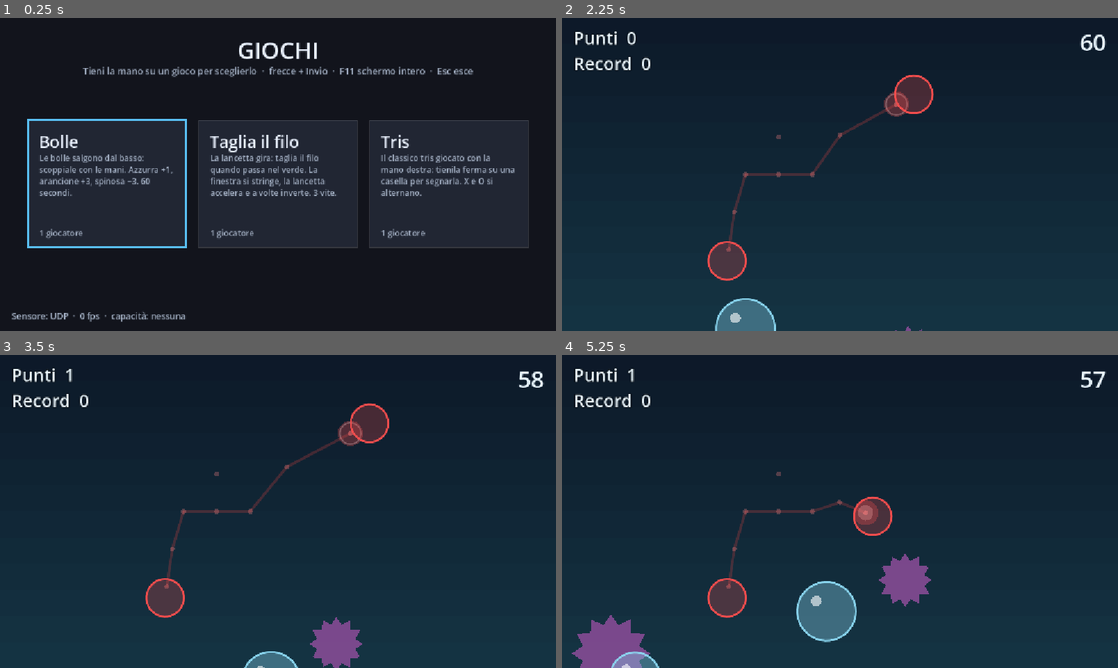
Above: before the commit, frames 1-4 (two rows, left to right).
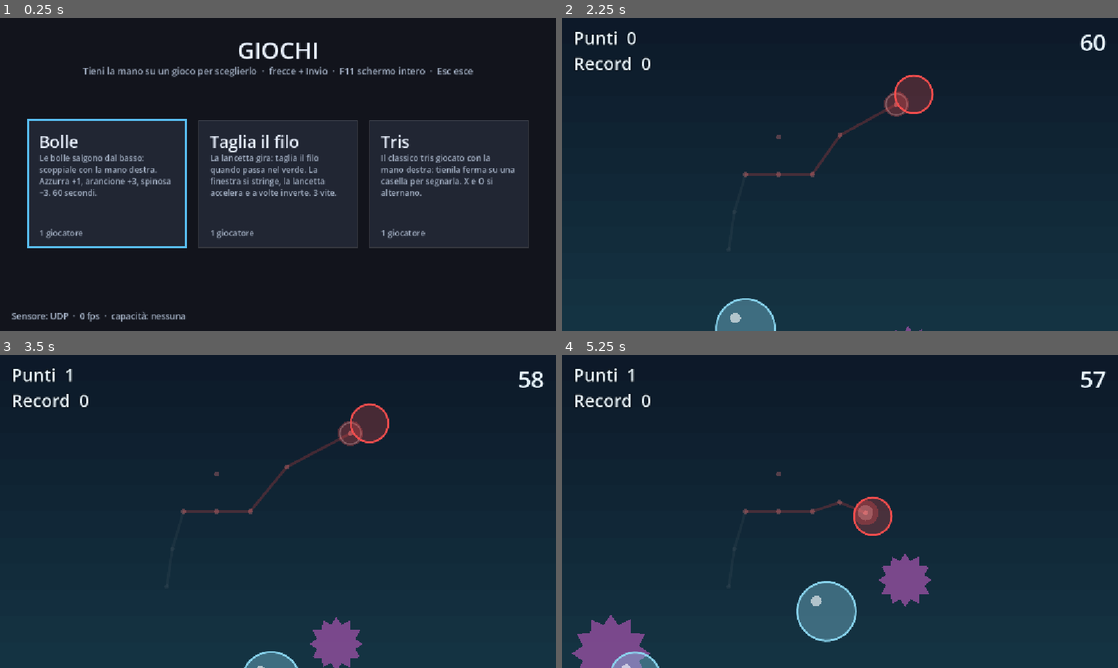
Above: after the commit, the same moments.

Repository: Madlost87/godotai
Game: Godot game, scene res://launcher/launcher.tscn
The game is run twice, just before and just after one commit, with the same random seed, the same clock (stepped at 60 frames per second) and the same inputs.
Inputs (mouse positions are in pixels of both pictures, inside the frame that each line leads up to):
- Up to frame 1 (0.25 s): no input
- Up to frame 2 (2.25 s): tap Enter (game_start) at 0.5, 1.25 s; move the mouse to (962, 158) at 0.52 s; hold Right (ui_right) 0.53-1.25 s; hold R (body_record_toggle) 0.53-1.25 s; click (962, 158) at 0.67 s; drag from (728, 190) to (812, 237) at 1.27 s; move the mouse to (895, 105) at 2.02 s; hold Right (ui_right) from 2.03 s (still down); hold Enter (game_start) from 2.03 s (still down)
- Up to frame 3 (3.5 s): release Right (ui_right) at 2.75 s; release Enter (game_start) at 2.75 s; drag from (250, 574) to (350, 433) at 2.77 s
- Up to frame 4 (5.25 s): move the mouse to (1006, 558) at 3.52 s; press the mouse at (1006, 558) at 3.53 s; hold Left (ui_left) 3.53-4.25 s; release the mouse at (1006, 558) at 4.25 s; drag from (673, 464) to (728, 599) at 4.27 s; move the mouse to (867, 511) at 5.02 s; hold Down (ui_down) from 5.03 s (still down); hold R (body_record_toggle) from 5.03 s (still down); click (867, 511) at 5.17 s

The runs differ from the first frame. In frame 1, 0.5% of the frame differs, in the area x 7-32%, y 47-57%; in frame 2, 0.8%, in the area x 26-34%, y 49-84%; in frame 3, 0.8%; in frame 4, 0.8%.

Commit message:
Una mano sola anche nel menu e in Bolle; camera davvero a 1280×720
- BodyColliders.play_part: con la capacità "pose" solo quell'effettore ha un'area
  (la sinistra non tocca niente); senza "pose" (es. LiDAR) valgono tutti
- menu e Bolle con play_part = "hand_r" (Tris e Taglia il filo la bloccavano già)
- BodyDebugDraw.dim_side: il braccio che non conta è grigio e tenue
- tracker/config.json: 1280×720 (restava 640×480 e annullava il nuovo default)
- test: bolla sotto la mano sinistra ignorata, braccio attenuato; spec e guida

Co-Authored-By: Claude Opus 5.5 <noreply@anthropic.com>

Diff:
--- a/core/body/body_colliders.gd
+++ b/core/body/body_colliders.gd
@@ -18,8 +18,13 @@
 
 ## Aree sugli effettori (mani o punti di contatto).
 @export var effectors: bool = true
-## Solo questi effettori (es. ["hand_r"] per giocare con la mano destra); vuoto = tutti.
+## Solo questi effettori (es. ["hand_r"]), sempre; vuoto = tutti. Per "una mano sola"
+## usa play_part, che vale solo con i sensori che distinguono destra e sinistra.
 @export var part_filter: PackedStringArray = []
+## Gioco a una mano: se il sensore ha la capacità "pose" vale solo questo effettore
+## (es. "hand_r"; l'altra mano non crea aree e non tocca niente). Senza "pose" (es. un
+## LiDAR, che non sa quale mano è) valgono tutti gli effettori. Vuoto = tutte le mani.
+@export var play_part: String = ""
 ## Avambracci (gomito → mano) come bastoni: per i giochi "braccio come bastone".
 @export var forearms: bool = false
 ## Raggio delle aree sugli effettori, in frazione dell'altezza dello schermo.
@@ -51,14 +56,23 @@
 	return _parts.get("%s/%s" % [player_id, part])
 
 
+## Il filtro in uso adesso: part_filter, più play_part se il sensore distingue le mani.
+func active_filter() -> PackedStringArray:
+	if not play_part.is_empty() and BodyInput.has_capability("pose"):
+		if part_filter.is_empty() or part_filter.has(play_part):
+			return PackedStringArray([play_part])
+	return part_filter
+
+
 func _physics_process(delta: float) -> void:
 	var h := get_viewport_rect().size.y
 	var alive := {}
+	var filter := active_filter()
 	for p in BodyInput.get_players():
 		if effectors:
 			var eff := BodyMetrics.effectors(p)
 			for part: String in eff:
-				if not part_filter.is_empty() and not part_filter.has(part):
+				if not filter.is_empty() and not filter.has(part):
 					continue
 				var key := _place_circle(p.id, part, eff[part], h * hand_radius_ratio, delta)
 				alive[key] = true
--- a/core/body/body_debug_draw.gd
+++ b/core/body/body_debug_draw.gd
@@ -25,6 +25,22 @@
 
 @export var line_width: float = 6.0
 @export var show_labels: bool = true
+## Giochi a una mano: il braccio di questo lato ("l" o "r") si disegna grigio e tenue,
+## per far capire che non conta. Vuoto = tutto a colori.
+@export var dim_side: String = ""
+
+const DIM_COLOR := Color(0.6, 0.6, 0.6, 0.25)
+
+
+## Vero se il punto appartiene al braccio attenuato (gomito, polso, mano).
+func is_dimmed(point_name: StringName) -> bool:
+	if dim_side.is_empty():
+		return false
+	var n := String(point_name)
+	for part in ["elbow_", "wrist_", "index_", "pinky_", "thumb_"]:
+		if n == part + dim_side:
+			return true
+	return n.begins_with("hand_%s." % dim_side)
 
 
 static func color_for(id: StringName) -> Color:
@@ -44,18 +60,20 @@
 	var c := color_for(p.id)
 	for bone: Array in BONES:
 		if p.has_point(bone[0]) and p.has_point(bone[1]):
-			draw_line(p.point(bone[0]), p.point(bone[1]), c.darkened(0.2), line_width, true)
+			var dim: bool = is_dimmed(bone[0]) or is_dimmed(bone[1])
+			draw_line(p.point(bone[0]), p.point(bone[1]), DIM_COLOR if dim else c.darkened(0.2), line_width, true)
 	for n in p.point_names():
 		if n != &"marker" and n != &"face":
-			draw_circle(p.point(n), line_width, c.lightened(0.3))
+			draw_circle(p.point(n), line_width, DIM_COLOR if is_dimmed(n) else c.lightened(0.3))
 	for side in ["l", "r"]:
 		var key := StringName("hand_%s.wrist" % side)
 		var open_key := StringName("hand_%s.open" % side)
 		if p.has_point(key) and p.has_value(open_key):
+			var hc := DIM_COLOR if side == dim_side else Color.WHITE
 			if p.value(open_key) > 0.5:
-				draw_arc(p.point(key), 22.0, 0.0, TAU, 32, Color.WHITE, 3.0, true)
+				draw_arc(p.point(key), 22.0, 0.0, TAU, 32, hc, 3.0, true)
 			else:
-				draw_circle(p.point(key), 16.0, Color.WHITE)
+				draw_circle(p.point(key), 16.0, hc)
 	if p.has_point(&"face"):
 		var f := p.point(&"face")
 		draw_arc(f, 40.0, 0.0, TAU, 40, c, 3.0, true)
--- a/games/bubbles/bubbles.tscn
+++ b/games/bubbles/bubbles.tscn
@@ -12,12 +12,14 @@
 modulate = Color(1, 1, 1, 0.3)
 script = ExtResource("2_draw")
 line_width = 5.0
+dim_side = "l"
 show_labels = false
 
 [node name="Bubbles" type="Node2D" parent="."]
 
 [node name="BodyColliders" type="Node2D" parent="."]
 script = ExtResource("3_colliders")
+play_part = "hand_r"
 
 [node name="StartGesture" type="Node" parent="."]
 script = ExtResource("4_gesture")
--- a/games/bubbles/bubbles_game.gd
+++ b/games/bubbles/bubbles_game.gd
@@ -1,6 +1,6 @@
 extends BodyGame
 ## Minigioco "Bolle" (un giocatore): le bolle salgono dal basso, si scoppiano
-## toccandole con le mani. Normale +1, dorata +3, spinosa -3. Partita di round_time
+## toccandole con la mano destra (la sinistra è ignorata: BodyColliders.play_part). Normale +1, dorata +3, spinosa -3. Partita di round_time
 ## secondi, con record della sessione.
 ## Si parte (e si riparte) con l'azione "game_start": braccio alzato (GestureController)
 ## oppure Invio.
--- a/games/bubbles/game.json
+++ b/games/bubbles/game.json
@@ -1,8 +1,8 @@
 {
   "id": "bubbles",
   "title": "Bolle",
-  "description": "Le bolle salgono dal basso: scoppiale con le mani. Azzurra +1, arancione +3, spinosa −3. 60 secondi.",
-  "controls": "Tocca le bolle con le mani. Alza un braccio (o premi Invio) per iniziare. Esc: menu.",
+  "description": "Le bolle salgono dal basso: scoppiale con la mano destra. Azzurra +1, arancione +3, spinosa −3. 60 secondi.",
+  "controls": "Tocca le bolle con la mano destra. Alza un braccio (o premi Invio) per iniziare. Esc: menu.",
   "scene": "bubbles.tscn",
   "players": {"min": 1, "max": 1},
   "requires": ["effectors"],
--- a/games/bubbles/tests/bubbles_test.gd
+++ b/games/bubbles/tests/bubbles_test.gd
@@ -85,6 +85,13 @@
 	await _run(0.3)
 	_check(_popped(golden) and game.score == 1, "bolla dorata: +3")
 
+	# Si gioca con la sola mano destra: una bolla sotto la mano sinistra resta intatta.
+	var under_left: Variant = game.spawn_bubble(Vector2(0.4, 0.75) * vp, Kind.NORMAL, r, 0.0)
+	await _run(0.3)
+	_check(not _popped(under_left) and game.score == 1, "bolla sotto la mano sinistra: ignorata")
+	_check(game.get_node("BodyColliders").get_part(&"p1", "hand_l") == null, "nessuna area sulla mano sinistra")
+	under_left.queue_free()
+
 	var rising: Variant = game.spawn_bubble(Vector2(0.1, 0.5) * vp, Kind.NORMAL, r * 0.6, vp.y * 4.0)
 	var escaped: Array[bool] = [false]
 	rising.escaped.connect(func(_b: Area2D) -> void: escaped[0] = true)
--- a/games/taglia_filo/taglia_filo.tscn
+++ b/games/taglia_filo/taglia_filo.tscn
@@ -11,6 +11,7 @@
 modulate = Color(1, 1, 1, 0.25)
 script = ExtResource("2_draw")
 line_width = 5.0
+dim_side = "l"
 show_labels = false
 
 [node name="WireZone" type="Area2D" parent="."]
--- a/games/tris/tris.tscn
+++ b/games/tris/tris.tscn
@@ -11,6 +11,7 @@
 modulate = Color(1, 1, 1, 0.25)
 script = ExtResource("2_draw")
 line_width = 5.0
+dim_side = "l"
 show_labels = false
 
 [node name="Cells" type="Node2D" parent="."]
--- a/launcher/launcher.tscn
+++ b/launcher/launcher.tscn
@@ -11,12 +11,14 @@
 modulate = Color(1, 1, 1, 0.25)
 script = ExtResource("2_draw")
 line_width = 5.0
+dim_side = "l"
 show_labels = false
 
 [node name="Cards" type="Node2D" parent="."]
 
 [node name="BodyColliders" type="Node2D" parent="."]
 script = ExtResource("3_colliders")
+play_part = "hand_r"
 
 [node name="HUD" type="CanvasLayer" parent="."]
 
--- a/tests/body_controls_test.gd
+++ b/tests/body_controls_test.gd
@@ -84,6 +84,12 @@
 	_check(BodyMetrics.has_hand(index_only, "r") and BodyMetrics.hand_center(index_only, "r").is_equal_approx(Vector2(0.7, 0.3) * Vector2(SIZE)),
 		"solo l'indice: la mano c'è ed è sull'indice")
 	_check(BodyMetrics.effectors(index_only).has("hand_r"), "solo l'indice: effettore hand_r presente")
+	var draw: Node2D = load("res://core/body/body_debug_draw.gd").new()
+	draw.dim_side = "l"
+	_check(draw.is_dimmed(&"wrist_l") and draw.is_dimmed(&"elbow_l") and draw.is_dimmed(&"hand_l.wrist"),
+		"scheletro: braccio sinistro attenuato")
+	_check(not draw.is_dimmed(&"wrist_r") and not draw.is_dimmed(&"shoulder_l"), "scheletro: destra e spalle a colori")
+	draw.free()
 
 	_test_tracking_quality()
 
--- a/tracker/config.json
+++ b/tracker/config.json
@@ -2,8 +2,8 @@
   "source": {
     "type": "camera",
     "device": "auto",
-    "width": 640,
-    "height": 480,
+    "width": 1280,
+    "height": 720,
     "fps": 30
   },
   "detectors": {
Not shown, changed: docs/GUIDA_NUOVO_GIOCO.md
Not shown, changed: docs/SPEC.md
